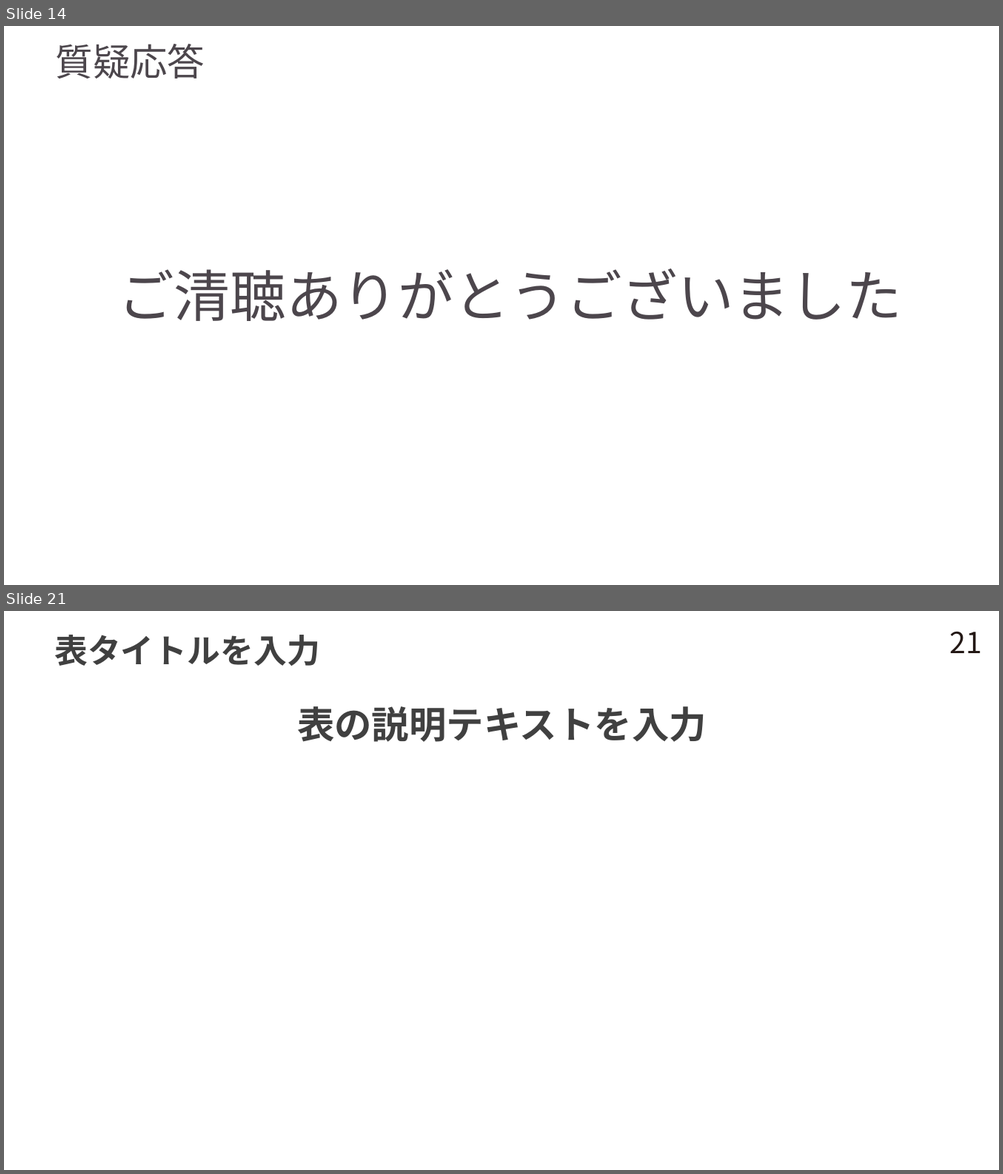
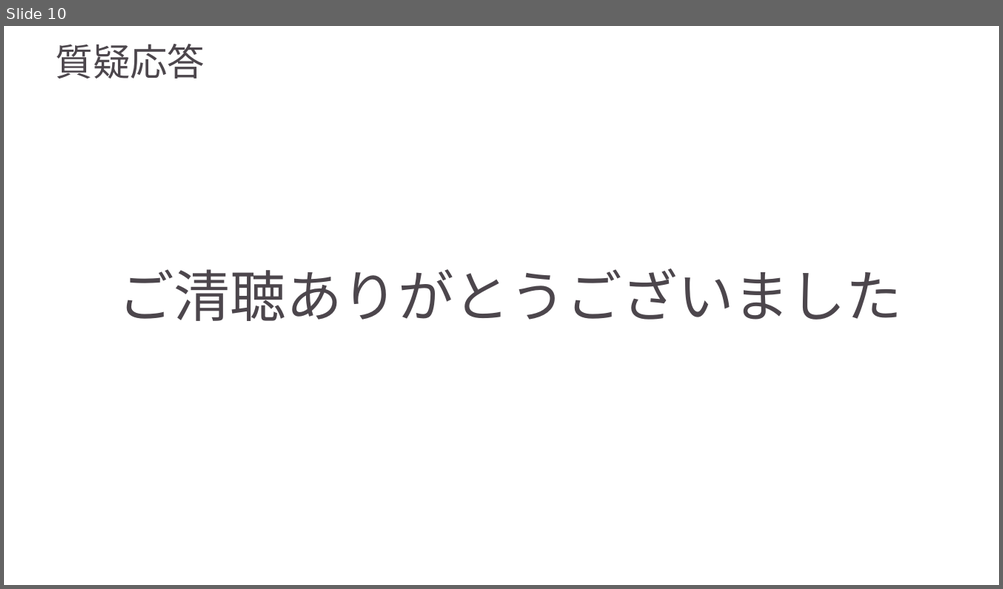
Before and after one commit to AdiosSora/subcall_cosmo, a slide deck: stable.pptx. Shown one above the other, each under a label of ours: slides 14 and 21 before the commit, slide 10 after it; the slides between them are not shown. The pictures are 1003x1174 and 1003x589 pixels, drawn with LibreOffice and Linux fonts; fonts in the diff are those of the drawing; background and template pictures are left out. Boxes give left, top, right and bottom in pixels: in the first picture for what was removed or moved away, otherwise in the second. Text is boxed around its words. In the diff, an @@ line names an element or a change of style, - is before the commit and + after.

```diff
--- a/stable.pptx
+++ b/stable.pptx
@@ slide 21 removed at bbox=[4, 611, 999, 1170], background picture (left out) @@
@@ page number removed at bbox=[950, 631, 982, 653] @@
-21
@@ text removed at bbox=[54, 635, 320, 666] @@
-表タイトルを入力
@@ text removed at bbox=[297, 706, 706, 742] @@
-表の説明テキストを入力
@@ text removed at bbox=[894, 1139, 994, 1165] @@
-XX University
@@ what was slide 14 is now slide 10 @@
```
Also in this commit, not shown: 6 slides changed, 4 slides added, 17 other slides removed.
